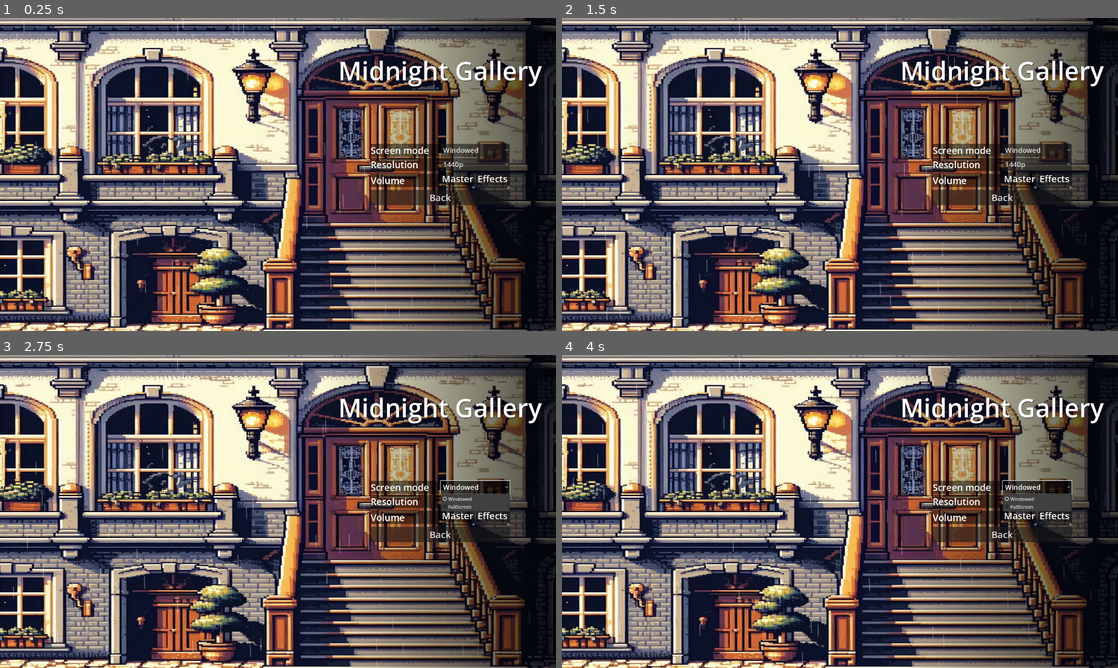
Above: before the commit, frames 1-4 (two rows, left to right).
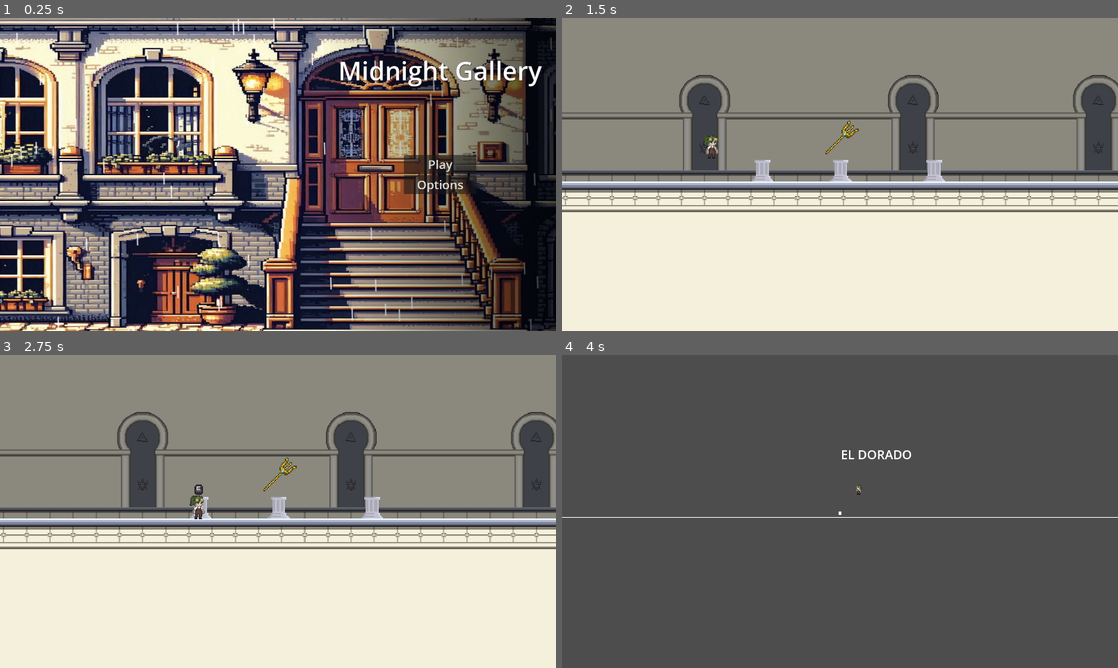
Above: after the commit, the same moments.

Repository: IES-Rafael-Alberti/GameOff2024KarambitStudios
Game: Godot game, scene res://Scenes/main_menu.tscn
Same seed, same stepped clock (60 frames per second), same inputs: the game is played once before the commit and once after it. The engine's default icon, where the game draws it, is replaced by a stand-in: a white triangle on a blue panel in a dark square.
Inputs (mouse positions are in pixels of both pictures, inside the frame that each line leads up to):
- Up to frame 1 (0.25 s): no input
- Up to frame 2 (1.5 s): click (1001, 165) at 0.5 s, where only the run after the commit has a clickable "Play"; move the mouse to (962, 158) at 1.27 s; hold D (Move_right) from 1.28 s (still down); tap Space (Jump) at 1.35 s
- Up to frame 3 (2.75 s): tap Space (Jump) at 1.52, 1.82 s; release D (Move_right) at 2 s; click (472, 486) at 2 s, where only the run before the commit has a clickable "Windowed"
- Up to frame 4 (4 s): move the mouse to (728, 527) at 2.77 s; hold D (Move_right) 2.78-3.53 s; tap E (Action) at 2.85 s; tap Space (Jump) at 3.02, 3.05, 3.32, 3.8 s; move the mouse to (895, 442) at 3.52 s; hold A (Move_left) from 3.53 s (still down); tap Shift (Dash) at 3.6 s

The runs differ from the first frame. In frame 1, 3.4% of the frame differs, in the area x 1-100%, y 0-100%; in frame 2, 93%, in the area x 0-100%, y 0-100%; in frame 3, 93%; in frame 4, 93%.

Commit message:
Creado el nodo del mono

Diff:
--- a/Scenes/HUD.tscn
+++ b/Scenes/HUD.tscn
@@ -1,7 +1,4 @@
-[gd_scene load_steps=3 format=3 uid="uid://cy7i8nnag70ie"]
-
-[ext_resource type="Script" path="res://Scripts/hud.gd" id="1_1rgl7"]
-[ext_resource type="Texture2D" uid="uid://dfmi6krk27gw3" path="res://Assets/Sprites/Heart.png" id="2_yyap7"]
+[gd_scene format=3 uid="uid://cy7i8nnag70ie"]
 
 [node name="HUD" type="Control"]
 layout_mode = 3
@@ -10,22 +7,8 @@
 anchor_bottom = 1.0
 grow_horizontal = 2
 grow_vertical = 2
-size_flags_horizontal = 3
-script = ExtResource("1_1rgl7")
 
-[node name="HeartsContainer" type="GridContainer" parent="."]
-layout_mode = 1
-offset_right = 16.0
-offset_bottom = 56.0
-
-[node name="Heart1" type="TextureRect" parent="HeartsContainer"]
-layout_mode = 2
-texture = ExtResource("2_yyap7")
-
-[node name="Heart2" type="TextureRect" parent="HeartsContainer"]
-layout_mode = 2
-texture = ExtResource("2_yyap7")
-
-[node name="Heart3" type="TextureRect" parent="HeartsContainer"]
-layout_mode = 2
-texture = ExtResource("2_yyap7")
+[node name="ItemList" type="HBoxContainer" parent="."]
+layout_mode = 0
+offset_right = 262.0
+offset_bottom = 40.0
--- a/Scenes/dorado_scene.tscn
+++ b/Scenes/dorado_scene.tscn
@@ -1,53 +1,16 @@
-[gd_scene load_steps=11 format=3 uid="uid://dwu424uv8pn8q"]
+[gd_scene load_steps=8 format=3 uid="uid://dwu424uv8pn8q"]
 
 [ext_resource type="Script" path="res://Scripts/floor.gd" id="1_droyb"]
 [ext_resource type="Script" path="res://Scripts/scene_script.gd" id="1_jn1hj"]
-[ext_resource type="Texture2D" uid="uid://k56fxeu6muyw" path="res://Assets/Sprites/Spikes.png" id="3_bw0bx"]
-[ext_resource type="Texture2D" uid="uid://ckmj5dn1nxlu4" path="res://Assets/Sprites/doble_jump.png" id="4_8d8lr"]
+[ext_resource type="Script" path="res://Scripts/monkey.gd" id="3_tcg2d"]
 
 [sub_resource type="WorldBoundaryShape2D" id="WorldBoundaryShape2D_nadjc"]
 
 [sub_resource type="CanvasTexture" id="CanvasTexture_wiphk"]
 
-[sub_resource type="RectangleShape2D" id="RectangleShape2D_bsgwr"]
-size = Vector2(28, 15)
+[sub_resource type="CanvasTexture" id="CanvasTexture_lw30o"]
 
-[sub_resource type="Animation" id="Animation_am5dh"]
-length = 0.001
-tracks/0/type = "value"
-tracks/0/imported = false
-tracks/0/enabled = true
-tracks/0/path = NodePath(".:position")
-tracks/0/interp = 1
-tracks/0/loop_wrap = true
-tracks/0/keys = {
-"times": PackedFloat32Array(0),
-"transitions": PackedFloat32Array(1),
-"update": 0,
-"values": [Vector2(0, 6)]
-}
-
-[sub_resource type="Animation" id="Animation_kg8b8"]
-resource_name = "SpikeAnimation"
-length = 1.5
-tracks/0/type = "value"
-tracks/0/imported = false
-tracks/0/enabled = true
-tracks/0/path = NodePath(".:position")
-tracks/0/interp = 1
-tracks/0/loop_wrap = true
-tracks/0/keys = {
-"times": PackedFloat32Array(0, 0.266667, 1.23333, 1.5),
-"transitions": PackedFloat32Array(1, 1, 1, 1),
-"update": 0,
-"values": [Vector2(0, 18.5), Vector2(0, 6), Vector2(0, 6), Vector2(0, 18.5)]
-}
-
-[sub_resource type="AnimationLibrary" id="AnimationLibrary_sly8a"]
-_data = {
-"RESET": SubResource("Animation_am5dh"),
-"SpikeAnimation": SubResource("Animation_kg8b8")
-}
+[sub_resource type="RectangleShape2D" id="RectangleShape2D_vs0vv"]
 
 [node name="DoradoScene" type="Node2D"]
 script = ExtResource("1_jn1hj")
@@ -74,26 +37,16 @@
 theme_override_font_sizes/font_size = 42
 text = "EL DORADO"
 
-[node name="SpikeTrap" type="Area2D" parent="."]
-position = Vector2(0, 6)
-
-[node name="Sprite2D" type="Sprite2D" parent="SpikeTrap"]
-texture_filter = 1
-texture = ExtResource("3_bw0bx")
-
-[node name="CollisionShape2D" type="CollisionShape2D" parent="SpikeTrap"]
-position = Vector2(2, 5)
-shape = SubResource("RectangleShape2D_bsgwr")
-
-[node name="AnimationPlayer" type="AnimationPlayer" parent="SpikeTrap"]
-libraries = {
-"": SubResource("AnimationLibrary_sly8a")
-}
-
-[node name="DobleJump" type="Sprite2D" parent="."]
-texture_filter = 1
-position = Vector2(-132, -25)
-texture = ExtResource("4_8d8lr")
-
 [node name="Camera2D" type="Camera2D" parent="."]
 zoom = Vector2(1.025, 1.025)
+
+[node name="Monkey" type="CharacterBody2D" parent="."]
+position = Vector2(0, 6)
+script = ExtResource("3_tcg2d")
+
+[node name="AnimatedSprite2D" type="Sprite2D" parent="Monkey"]
+scale = Vector2(10, 10)
+texture = SubResource("CanvasTexture_lw30o")
+
+[node name="CollisionShape2D" type="CollisionShape2D" parent="Monkey"]
+shape = SubResource("RectangleShape2D_vs0vv")
--- a/Scenes/main_menu.tscn
+++ b/Scenes/main_menu.tscn
@@ -8,12 +8,12 @@
 
 [sub_resource type="ShaderMaterial" id="ShaderMaterial_yjok8"]
 shader = ExtResource("1_7vnet")
-shader_parameter/count = 100
+shader_parameter/count = 75
 shader_parameter/slant = -0.01
 shader_parameter/speed = 25.0
 shader_parameter/blur = 0.002
 shader_parameter/colour = Color(1, 1, 1, 1)
-shader_parameter/size = Vector2(0.01, 0.2)
+shader_parameter/size = Vector2(0.02, 0.2)
 
 [sub_resource type="StyleBoxTexture" id="StyleBoxTexture_foquh"]
 texture = ExtResource("1_xtq10")
@@ -93,7 +93,6 @@
 horizontal_alignment = 1
 
 [node name="FirstMenu" type="VBoxContainer" parent="Panel/BackGroundButton"]
-visible = false
 z_index = 1
 layout_mode = 1
 anchors_preset = 13
@@ -121,6 +120,7 @@
 text = "Options"
 
 [node name="OptionsMenu" type="VBoxContainer" parent="Panel/BackGroundButton"]
+visible = false
 z_index = 1
 layout_mode = 1
 anchors_preset = 13
--- a/Scenes/museum_scene.tscn
+++ b/Scenes/museum_scene.tscn
@@ -56,6 +56,11 @@
 [node name="SpawnPoint" type="Node2D" parent="."]
 position = Vector2(0, -25)
 
+[node name="Camera2D" type="Camera2D" parent="."]
+position = Vector2(203, -10)
+zoom = Vector2(2.5, 2.5)
+editor_draw_limits = true
+
 [node name="Pedestals" type="Node" parent="."]
 
 [node name="PedestalElDorado" parent="Pedestals" instance=ExtResource("4_tfgfc")]
@@ -88,11 +93,6 @@
 scale = Vector2(2, 2)
 scene_name = "duat_scene"
 
-[node name="Camera2D" type="Camera2D" parent="."]
-position = Vector2(203, -10)
-zoom = Vector2(2.5, 2.5)
-editor_draw_limits = true
-
 [node name="Node" type="Node" parent="."]
 
 [node name="Mid" type="TileMapLayer" parent="Node"]
@@ -107,3 +107,7 @@
 material = SubResource("ShaderMaterial_1ddc4")
 tile_map_data = PackedByteArray("AAAQAP3/AAABAAIAAAAQAP7/AAABAAMAAAAQAP//AAABAAQAAAARAP3/AAACAAIAAAARAP7/AAACAAMAAAARAP …(12160 unchanged characters)…
 tile_set = SubResource("TileSet_pvd2t")
+
+[node name="Walls" type="Node" parent="."]
+
+[node name="Area2D" type="Area2D" parent="Walls"]
--- a/Scenes/pause_menu.tscn
+++ b/Scenes/pause_menu.tscn
@@ -52,12 +52,4 @@
 theme_override_font_sizes/font_size = 36
 text = "Return to menu"
 
-[node name="QuitGame" type="Button" parent="Panel/HBoxContainer"]
-layout_mode = 2
-size_flags_horizontal = 3
-theme_override_font_sizes/font_size = 36
-text = "Quit Game
-"
-
 [connection signal="pressed" from="Panel/HBoxContainer/ReturnToMenu" to="." method="_on_return_to_menu_pressed"]
-[connection signal="pressed" from="Panel/HBoxContainer/QuitGame" to="." method="_on_quit_game_pressed"]
--- /dev/null
+++ b/Scenes/spike_trap.tscn
@@ -0,0 +1,65 @@
+[gd_scene load_steps=7 format=3 uid="uid://df0co5jlii1yt"]
+
+[ext_resource type="Texture2D" uid="uid://k56fxeu6muyw" path="res://Assets/Sprites/Spikes.png" id="1_5b0ge"]
+[ext_resource type="Script" path="res://Scripts/spike_trap.gd" id="1_t2hnk"]
+
+[sub_resource type="RectangleShape2D" id="RectangleShape2D_bsgwr"]
+size = Vector2(28, 15)
+
+[sub_resource type="Animation" id="Animation_am5dh"]
+length = 0.001
+tracks/0/type = "value"
+tracks/0/imported = false
+tracks/0/enabled = true
+tracks/0/path = NodePath(".:position")
+tracks/0/interp = 1
+tracks/0/loop_wrap = true
+tracks/0/keys = {
+"times": PackedFloat32Array(0),
+"transitions": PackedFloat32Array(1),
+"update": 0,
+"values": [Vector2(0, 6)]
+}
+
+[sub_resource type="Animation" id="Animation_kg8b8"]
+resource_name = "SpikeAnimation"
+length = 1.5
+tracks/0/type = "value"
+tracks/0/imported = false
+tracks/0/enabled = true
+tracks/0/path = NodePath(".:position")
+tracks/0/interp = 1
+tracks/0/loop_wrap = true
+tracks/0/keys = {
+"times": PackedFloat32Array(0, 0.266667, 1.23333, 1.5),
+"transitions": PackedFloat32Array(1, 1, 1, 1),
+"update": 0,
+"values": [Vector2(0, 18.5), Vector2(0, 6), Vector2(0, 6), Vector2(0, 18.5)]
+}
+
+[sub_resource type="AnimationLibrary" id="AnimationLibrary_sly8a"]
+_data = {
+"RESET": SubResource("Animation_am5dh"),
+"SpikeAnimation": SubResource("Animation_kg8b8")
+}
+
+[node name="SpikeTrap" type="Area2D"]
+position = Vector2(0, 6)
+script = ExtResource("1_t2hnk")
+
+[node name="Sprite2D" type="Sprite2D" parent="."]
+texture_filter = 1
+texture = ExtResource("1_5b0ge")
+
+[node name="CollisionShape2D" type="CollisionShape2D" parent="."]
+position = Vector2(2, 5)
+shape = SubResource("RectangleShape2D_bsgwr")
+
+[node name="AnimationPlayer" type="AnimationPlayer" parent="."]
+libraries = {
+"": SubResource("AnimationLibrary_sly8a")
+}
+
+[node name="SpikesCooldown" type="Timer" parent="."]
+
+[connection signal="body_entered" from="." to="." method="_on_body_entered"]
--- /dev/null
+++ b/Scripts/monkey.gd
@@ -0,0 +1 @@
+extends CharacterBody2D
--- a/Scripts/pause_menu.gd
+++ b/Scripts/pause_menu.gd
@@ -6,8 +6,3 @@
 func _on_return_to_menu_pressed() -> void:
 	get_node("/root/Player").queue_free()
 	get_tree().change_scene_to_file("res://Scenes/main_menu.tscn")
-
-
-
-func _on_quit_game_pressed() -> void:
-	get_tree().quit()
--- a/Scripts/pedestal.gd
+++ b/Scripts/pedestal.gd
@@ -1,16 +1,3 @@
-#extends Sprite2D
-#
-#@export var scene_name: String
-#func _on_area_2d_body_entered(body: Node2D) -> void:
-	#if body.name == "Player":
-		#GameManager.teleport_activate = true
-		#GameManager.teleport_destination = scene_name
-		#
-#func _on_area_2d_body_exited(body: Node2D) -> void:
-	#if body.name == "Player":
-		#GameManager.teleport_activate = false
-		#GameManager.teleport_destination = ""
-
 extends Sprite2D
 
 @export var scene_name: String
--- /dev/null
+++ b/Scripts/spike_trap.gd
@@ -0,0 +1,10 @@
+extends Area2D
+
+
+var player_dmg
+
+
+
+func _on_body_entered(body: Node2D) -> void:
+	if body.name == "Player":
+		body.health - player_dmg
Binary file added: Assets/Sprites/HalfHeart.png
Not shown, added: Assets/Sprites/HalfHeart.png.import
Binary file changed: Assets/Sprites/Heart.png
Binary file added: Assets/Sprites/NoHeart.png
Not shown, added: Assets/Sprites/NoHeart.png.import
